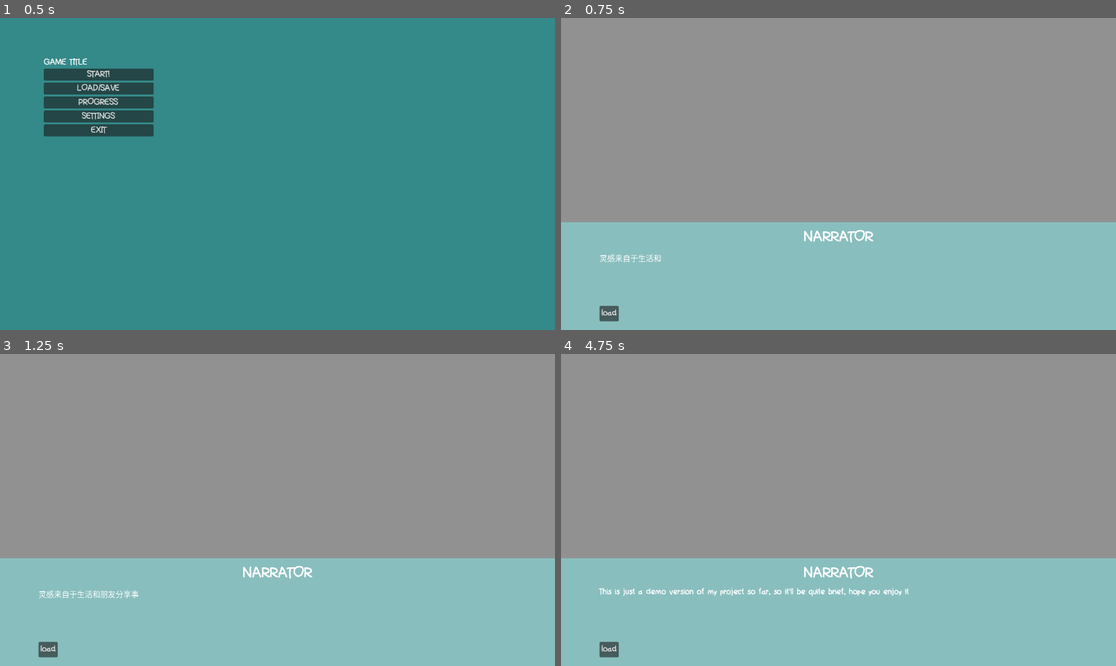
Above: before the commit, frames 1-4 (two rows, left to right).
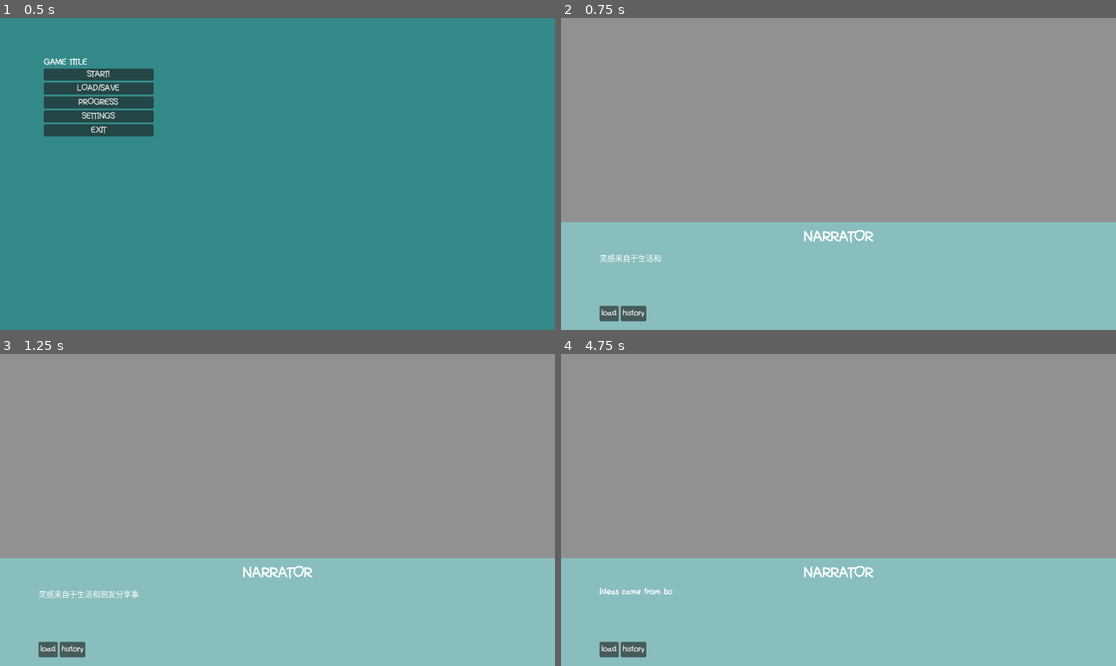
Above: after the commit, the same moments.

Repository: 2192375d/some-visual-novel
Game: Godot game, scene res://game/main_menu/main_menu.tscn
Two runs of this game, one before a commit and one after it. Both use one fixed random seed, a clock stepped at 60 frames per second and the inputs below.
Inputs (mouse positions are in pixels of both pictures, inside the frame that each line leads up to):
- Up to frame 1 (0.5 s): no input
- Up to frame 2 (0.75 s): click "START!" at 0.5 s
- Up to frame 3 (1.25 s): no input
- Up to frame 4 (4.75 s): click "load" at 1.25 s; click (633, 650) at 2 s, where only the run after the commit has a clickable "history"; click (633, 650) at 2.75 s, where only the run after the commit has a clickable "history"; click (633, 650) at 3.5 s, where only the run after the commit has a clickable "history"; move the mouse to (838, 612) at 4.27 s; click (838, 612) at 4.42 s

Frame 1 is identical in both runs. In frame 2, 0.2% of the frame differs, in the area x 10-16%, y 92-98%; in frame 3, 0.2%; in frame 4, 0.8%, in the area x 6-63%, y 75-98%.

Commit message:
feat: did a bunch of stuffs

Diff:
--- a/game/game/game.tscn
+++ b/game/game/game.tscn
@@ -91,10 +91,15 @@
 [node name="Buttons" type="HBoxContainer" parent="DialogueBox/VBoxContainer" unique_id=1938405714]
 layout_mode = 2
 
-[node name="Button" type="Button" parent="DialogueBox/VBoxContainer/Buttons" unique_id=2120936257]
+[node name="load" type="Button" parent="DialogueBox/VBoxContainer/Buttons" unique_id=2120936257]
 custom_minimum_size = Vector2(0, 32)
 layout_mode = 2
 text = "load"
+
+[node name="history" type="Button" parent="DialogueBox/VBoxContainer/Buttons" unique_id=297608235]
+custom_minimum_size = Vector2(0, 32)
+layout_mode = 2
+text = "history"
 
 [node name="Timer" type="Timer" parent="DialogueBox/VBoxContainer" unique_id=1715929451]
 wait_time = 0.005
--- a/game/game/game_components/dialogue_box.gd
+++ b/game/game/game_components/dialogue_box.gd
@@ -53,5 +53,5 @@
 	if !audio_stream_player.playing && content_index % 2 == 0 && content[content_index] != " ":
 		audio_stream_player.pitch_scale = randf_range(0.96, 1.04)
 		audio_stream_player.volume_db = randf_range(-22.0, -18.0)
-		audio_stream_player.volume_db -= content_index / 10
+		audio_stream_player.volume_db -= content_index / 10.0
 		audio_stream_player.play()
